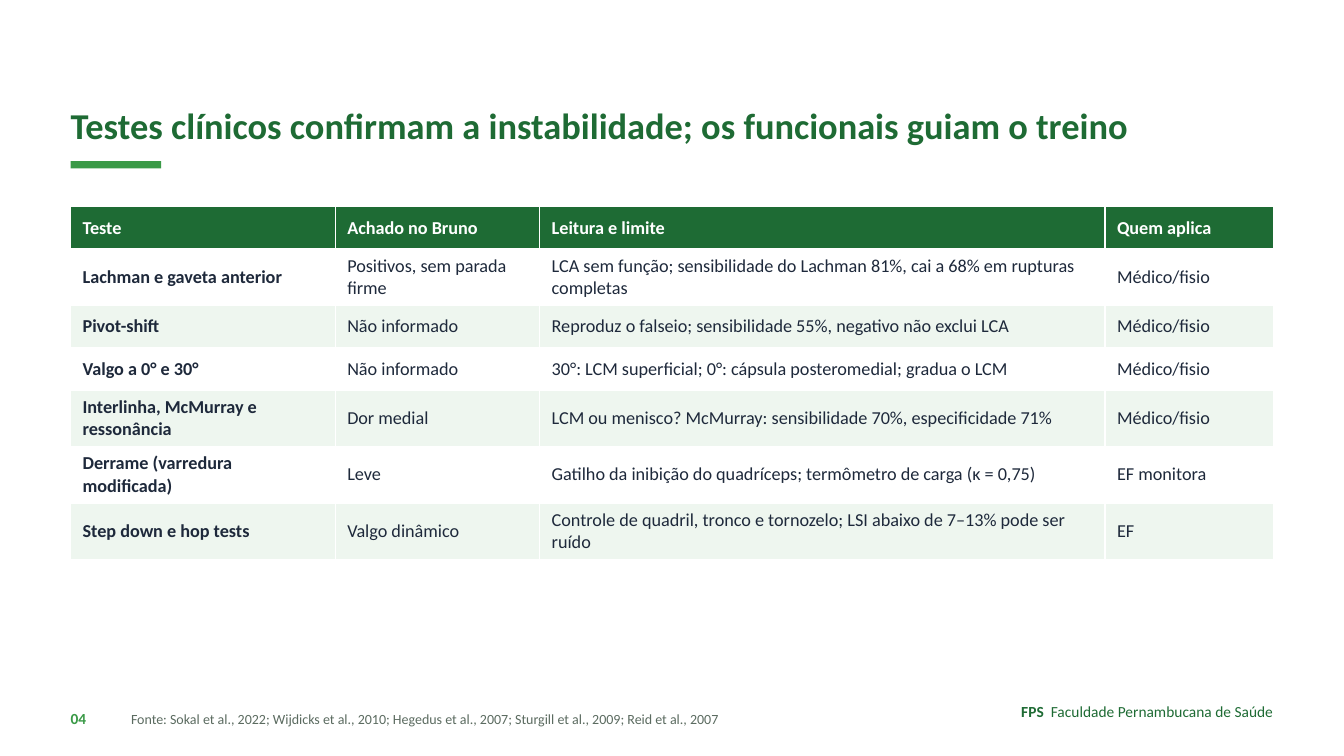
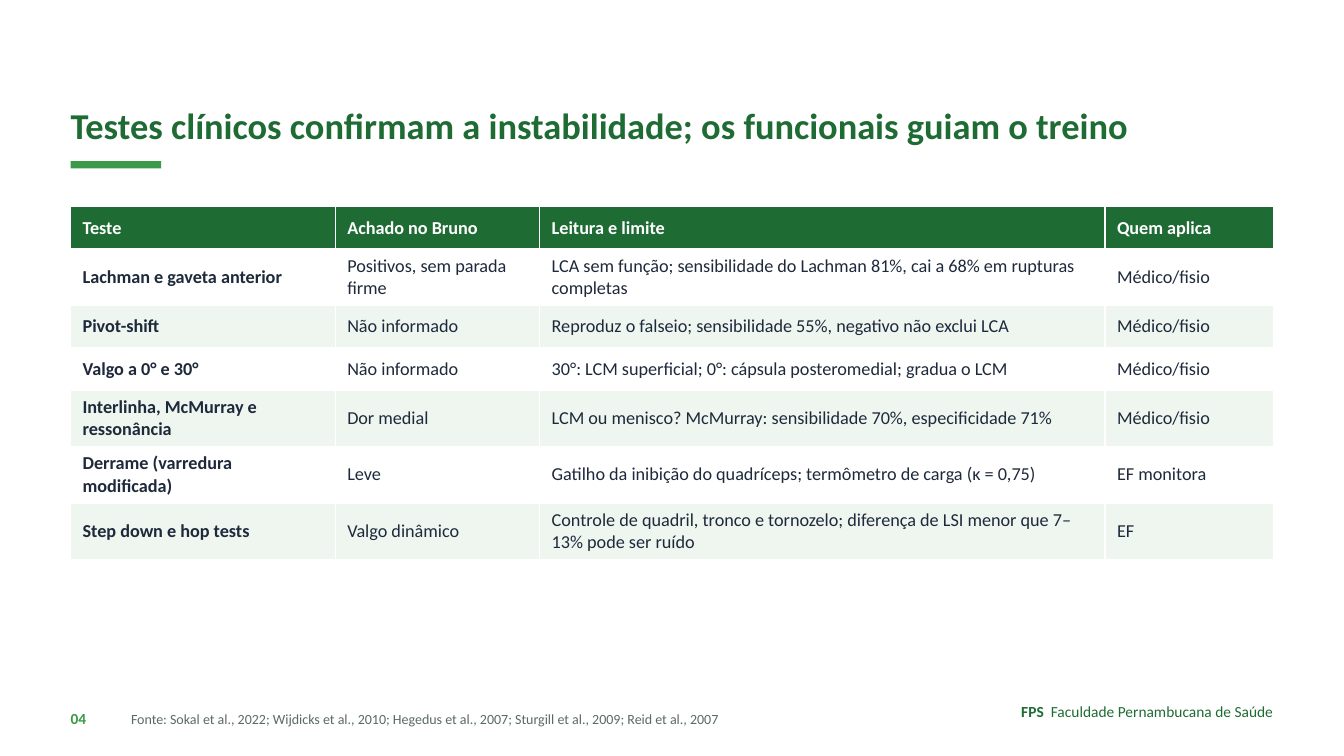
Before and after one commit to Institutomoraisandrade/CRM, a slide deck: slide 4 of trabalho-fps/trabalhos/2026-11-09-caso04-lca-lcm/apresentacao.pptx. Drawn at 1344x756 pixels with LibreOffice and Linux fonts; fonts in the diff are those of the drawing. Boxes give left, top, right and bottom in pixels: in the first picture for what was removed or moved away, otherwise in the second. Text is boxed around its words. In the diff, an @@ line names an element or a change of style, - is before the commit and + after.

```diff
--- a/trabalho-fps/trabalhos/2026-11-09-caso04-lca-lcm/apresentacao.pptx
+++ b/trabalho-fps/trabalhos/2026-11-09-caso04-lca-lcm/apresentacao.pptx
@@ table at bbox=[71, 207, 1274, 555] @@
-row 7, column 3: Controle de quadril, tronco e tornozelo; LSI abaixo de 7–13% pode ser ruído
+row 7, column 3: Controle de quadril, tronco e tornozelo; diferença de LSI menor que 7–13% pode ser ruído
```
Also in this commit, not shown: 3 other slides changed, 8 other files.
